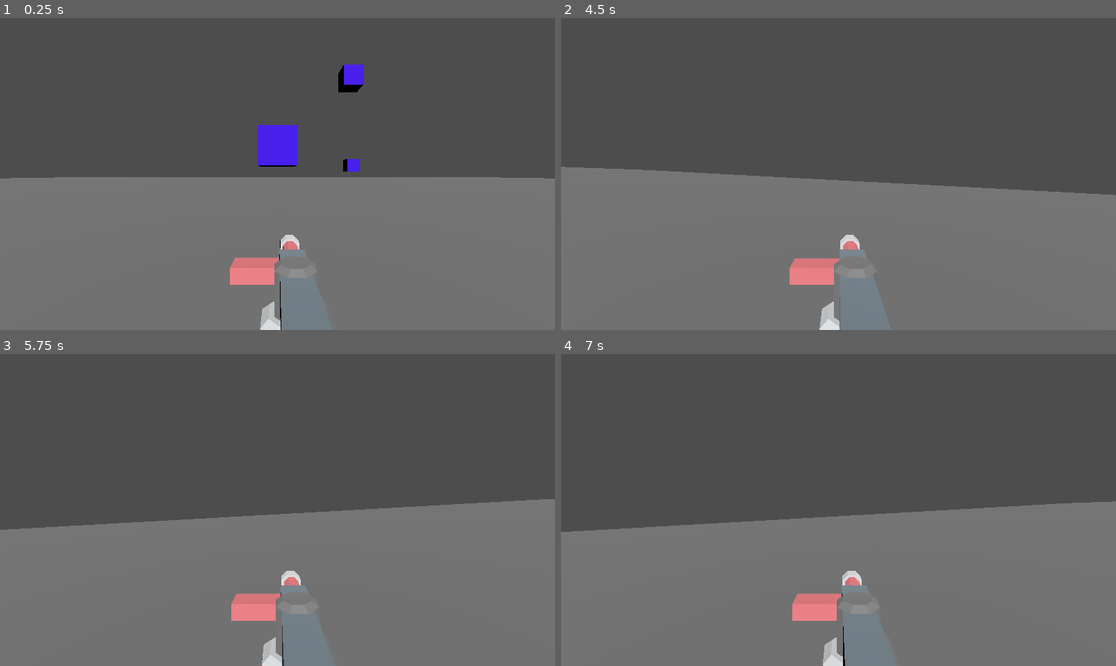
Above: before the commit, frames 1-4 (two rows, left to right).
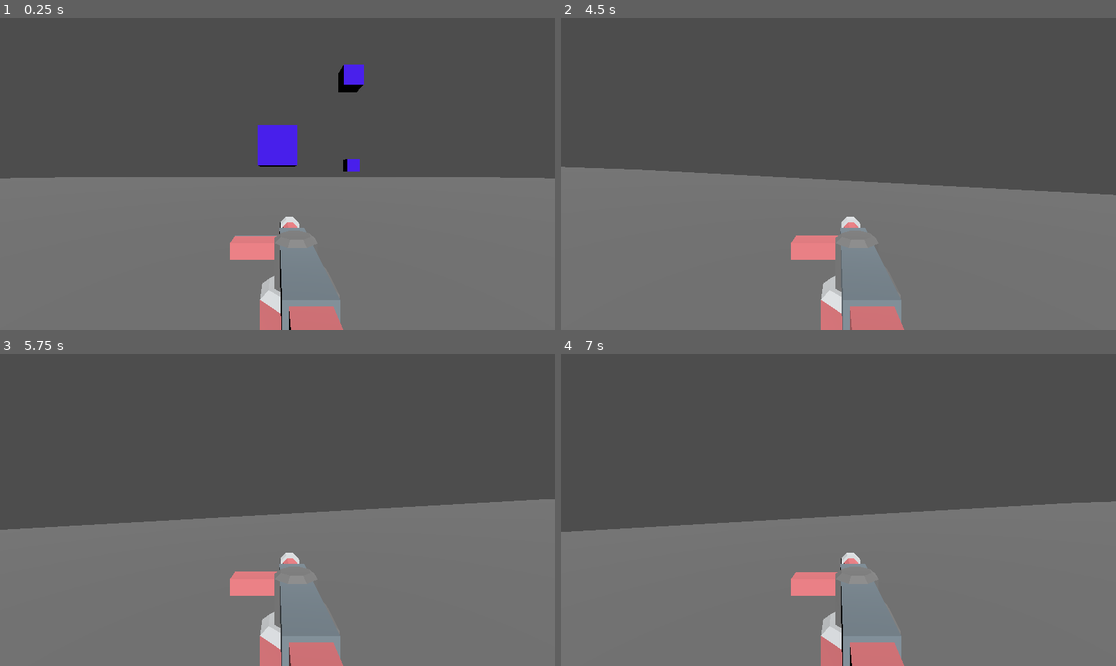
Above: after the commit, the same moments.

Repository: Nabiz/KrakJam2025
Game: Godot game, scene res://Scenes/Levels/MainTestScene.tscn
The game is run twice, just before and just after one commit, with the same random seed, the same clock (stepped at 60 frames per second) and the same inputs.
Inputs (mouse positions are in pixels of both pictures, inside the frame that each line leads up to):
- Up to frame 1 (0.25 s): no input
- Up to frame 2 (4.5 s): tap Enter at 0.5 s; move the mouse to (866, 174) at 0.52 s; hold W (Forward) from 0.53 s (still down); tap Space (Jump) at 0.77, 1.52, 3.02, 3.77 s; move the mouse to (810, 174) at 1.27 s; move the mouse to (849, 167) at 2.02 s; move the mouse to (832, 180) at 2.77 s; move the mouse to (877, 177) at 3.52 s; move the mouse to (794, 170) at 4.27 s
- Up to frame 3 (5.75 s): keep holding W (Forward); tap Space (Jump) at 4.52 s; move the mouse to (283, 510) at 5.02 s
- Up to frame 4 (7 s): move the mouse to (816, 503) at 5.77 s; release W (Forward) at 5.78 s; hold D (Right) 5.78-6.53 s; tap Space (Jump) at 6.02, 6.77 s; move the mouse to (866, 510) at 6.52 s; hold W (Forward) from 6.53 s (still down)

The runs differ from the first frame. In frame 1, 3.1% of the frame differs, in the area x 41-62%, y 63-100%; in frame 2, 3.2%; in frame 3, 3.1%; in frame 4, 3.1%.

Commit message:
Make weapon rotation better aligned with camera

Diff:
--- a/Scenes/Player/Player.tscn
+++ b/Scenes/Player/Player.tscn
@@ -240,7 +240,7 @@
 transform = Transform3D(1, 0, 0, 0, 1, 0, 0, 0, 1, 0, 0.559839, 0)
 
 [node name="Weapon" type="Node3D" parent="."]
-transform = Transform3D(1, 0, 0, 0, 1, 0, 0, 0, 1, 0, 0.44553, 0)
+transform = Transform3D(1, 0, 0, 0, 1, 0, 0, 0, 1, 0, 0.56, 0)
 
 [node name="flamethrower_long2" type="Node3D" parent="Weapon"]
 transform = Transform3D(-2, 0, -3.01992e-07, 0, 2, 0, 3.01992e-07, 0, -2, 0, -0.671684, -0.729092)
